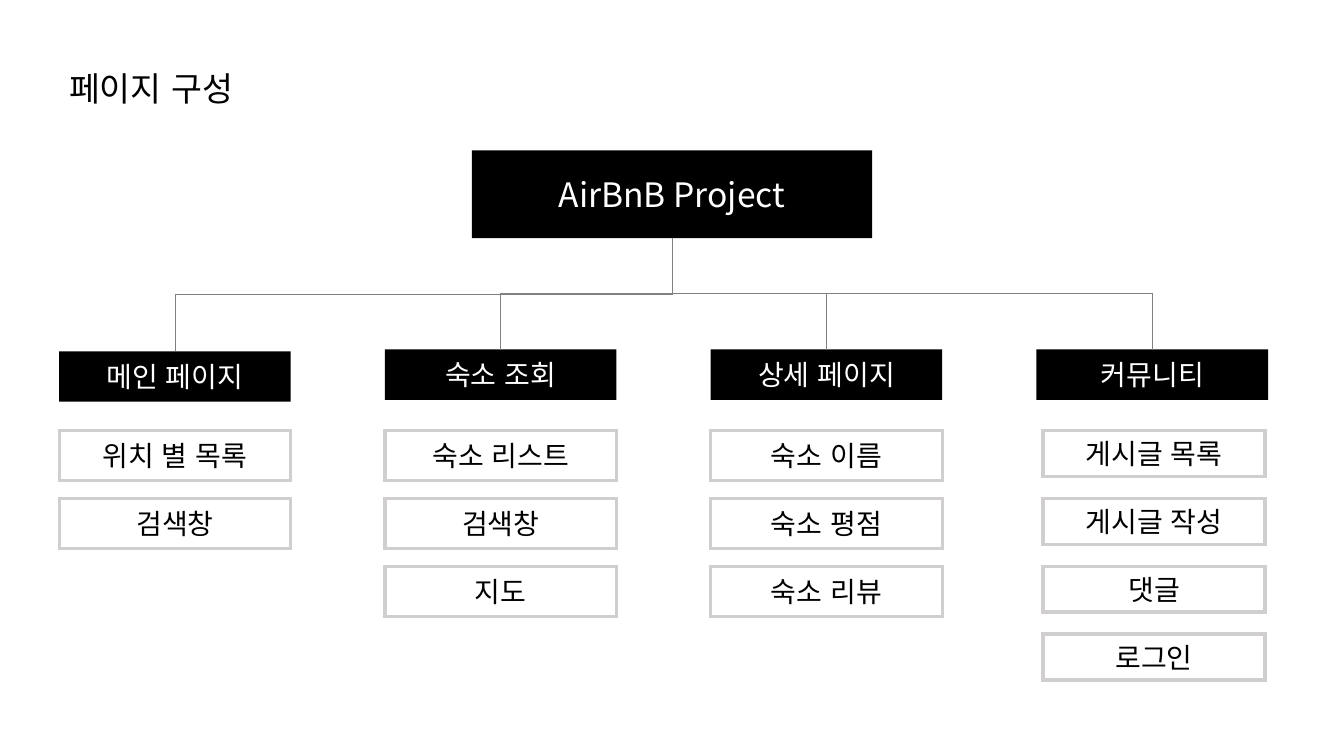
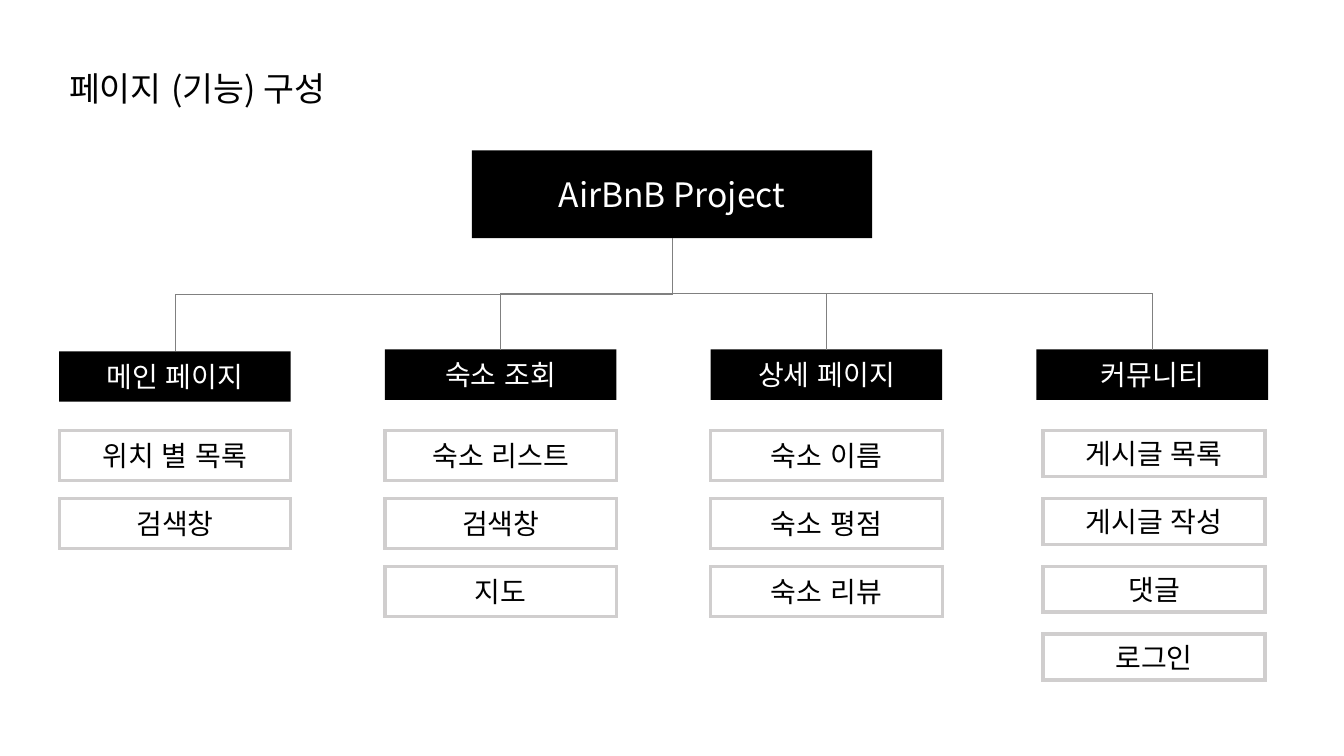
Before and after one commit to bomiiisong/Airbnb, a slide deck: slide 14 of presentation_template.pptx (slide 11 before the commit). Drawn at 1344x756 pixels with LibreOffice and Linux fonts; fonts in the diff are those of the drawing. Boxes give left, top, right and bottom in pixels: in the first picture for what was removed or moved away, otherwise in the second. Text is boxed around its words. In the diff, an @@ line names an element or a change of style, - is before the commit and + after.

```diff
--- a/presentation_template.pptx
+++ b/presentation_template.pptx
@@ text at bbox=[69, 73, 325, 108]: text changed @@
-페이지 구성
+페이지 (기능) 구성
```
Also in this commit, not shown: 5 other slides changed, 5 slides added.
